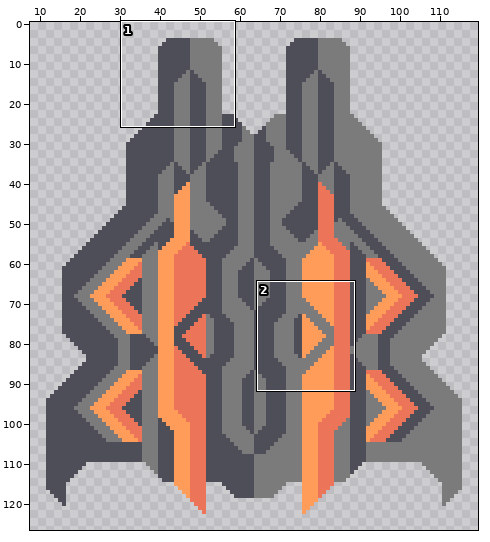
One commit to this sprite sheet: core/assets-raw/sprites/blocks/turrets/spectre.png. The first picture is a wide view before the edit; the outline marks the close-up.
Close-up. Before:
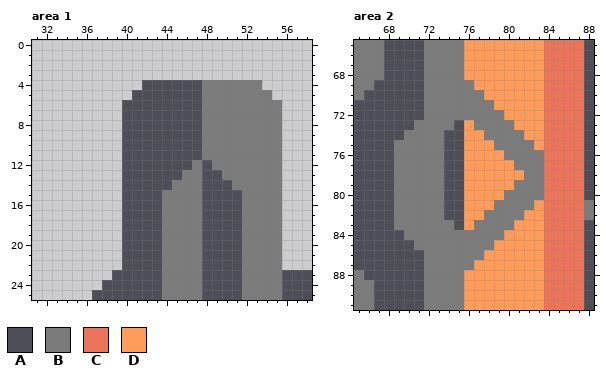
The file is 128x128 pixels. Shown: area 1: x 31..58, y 0..25; area 2: x 65..88, y 65..91. The wide view leaves out empty margins. The commit also changed other parts of the picture, which this record leaves out.
Palette (. is transparent): A #4d4e58  B #7b7b7b  C #ec7458  D #ff9c5a
Pixels before, area 1, first column x 37:
 4 .....AAAAAABBBBBB.....
 5 ....AAAAAAABBBBBBB....
 6 ...AAAAAAAABBBBBBBB...
 7 ...AAAAAAAABBBBBBBB...
 8 ...AAAAAAAABBBBBBBB...
 9 ...AAAAAAAABBBBBBBB...
10 ...AAAAAAAABBBBBBBB...
11 ...AAAAAAAABBBBBBBB...
12 ...AAAAAAABABBBBBBB...
13 ...AAAAAABBAABBBBBB...
14 ...AAAAABBBAAABBBBB...
15 ...AAAABBBBAAAABBBB...
16 ...AAAABBBBAAAABBBB...
17 ...AAAABBBBAAAABBBB...
18 ...AAAABBBBAAAABBBB...
19 ...AAAABBBBAAAABBBB...
20 ...AAAABBBBAAAABBBB...
21 ...AAAABBBBAAAABBBB...
22 ...AAAABBBBAAAABBBB...
23 ..AAAAABBBBAAAABBBBAAA
24 .AAAAAABBBBAAAABBBBAAA
25 AAAAAAABBBBAAAABBBBAAA
Pixels before, area 2, first column x 65:
65 BBBAAAABBBBDDDDDDDDCCCCA
66 BBBAAAABBBBDDDDDDDDCCCCA
67 BBBAAAABBBBDDDDDDDDCCCCA
68 BBBAAAABBBBDDDDDDDDCCCCA
69 BBAAAAABBBBBDDDDDDDCCCCA
70 BAAAAAABBBBBBDDDDDDCCCCA
71 AAAAAAABBBBBBBDDDDDCCCCA
72 AAAAAAABBBBBBBBDDDDCCCCA
73 AAAAAABBBBADBBBBDDDCCCCA
74 AAAAABBBBAADDBBBBDDCCCCA
75 AAAABBBBBAADDDBBBBDCCCCA
76 AAAABBBBBAADDDDBBBBCCCCA
77 AAAABBBBBAADDDDDBBBCCCCA
78 AAAABBBBBAADDDDDDBBCCCCA
79 AAAABBBBBAADDDDDBBBCCCCA
80 AAAABBBBBAADDDDBBBBCCCCA
81 AAAABBBBBAADDDBBBBDCCCCB
82 AAAABBBBBAADDBBBBDDCCCCB
83 AAAABBBBBBADBBBBDDDCCCCA
84 AAAAABBBBBBBBBBDDDDCCCCA
85 AAAAAABBBBBBBBDDDDDCCCCA
86 AAAAAAABBBBBBDDDDDDCCCCA
87 AAAAAAABBBBBDDDDDDDCCCCA
88 BAAAAAABBBBDDDDDDDDCCCCA
89 BBAAAAABBBBDDDDDDDDCCCCA
90 BBAAAAABBBBDDDDDDDDCCCCA
91 BBAAAAABBBBDDDDDDDDCCCCA
After the commit:
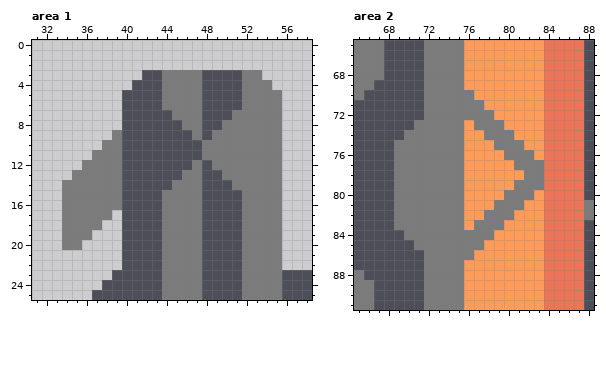
What changed:
Area 1:
y 3: x 42..53 ............ -> AABBBBAAAABB
y 4: x 41 . -> A; x 44..51 AAAABBBB -> BBBBAAAA; x 54 . -> B
y 5: x 40 . -> A; x 44..51 AAAABBBB -> BBBBAAAA; x 55 . -> B
y 6: x 44..51 AAAABBBB -> BBBBAAAA
y 7: x 45..50 AAABBB -> BBBAAA
y 8: x 46..49 AABB -> BBAA
y 9: x 39 . -> B; x 47..48 AB -> BA
y 10: x 38..39 .. -> BB
y 11: x 37..39 ... -> BBB
y 12: x 36..39 .... -> BBBB
y 13: x 35..39 ..... -> BBBBB
y 14..16: x 34..39 ...... -> BBBBBB
y 17: x 34..38 ..... -> BBBBB
y 18: x 34..37 .... -> BBBB
y 19: x 34..36 ... -> BBB
y 20: x 34..35 .. -> BB
Area 2:
y 69: x 76 B -> D
y 70: x 77 B -> D
y 71: x 78 B -> D
y 72: x 79 B -> D
y 73: x 75 A -> B; x 80 B -> D
y 74: x 74..75 AA -> BB; x 81 B -> D
y 75: x 74..75 AA -> BB; x 82 B -> D
y 76: x 74..75 AA -> BB; x 83 B -> D
y 77..79: x 74..75 AA -> BB
y 80: x 74..75 AA -> BB; x 83 B -> D
y 81: x 74..75 AA -> BB; x 82 B -> D
y 82: x 74..75 AA -> BB; x 81 B -> D
y 83: x 75 A -> B; x 80 B -> D
y 84: x 79 B -> D
y 85: x 78 B -> D
y 86: x 77 B -> D
y 87: x 76 B -> D
Where, in picture pixels (left, top, right, bottom), the same in both close-ups:
changed: (122, 70, 282, 140)
added: (62, 130, 122, 250)
changed: (444, 80, 544, 270)
